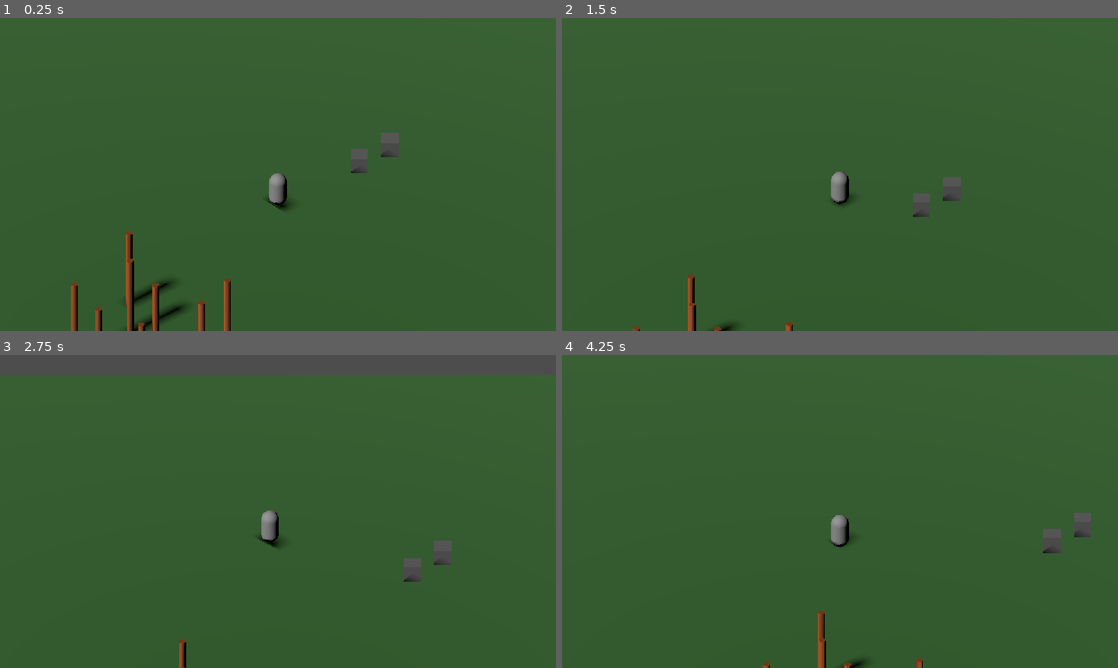
Above: before the commit, frames 1-4 (two rows, left to right).
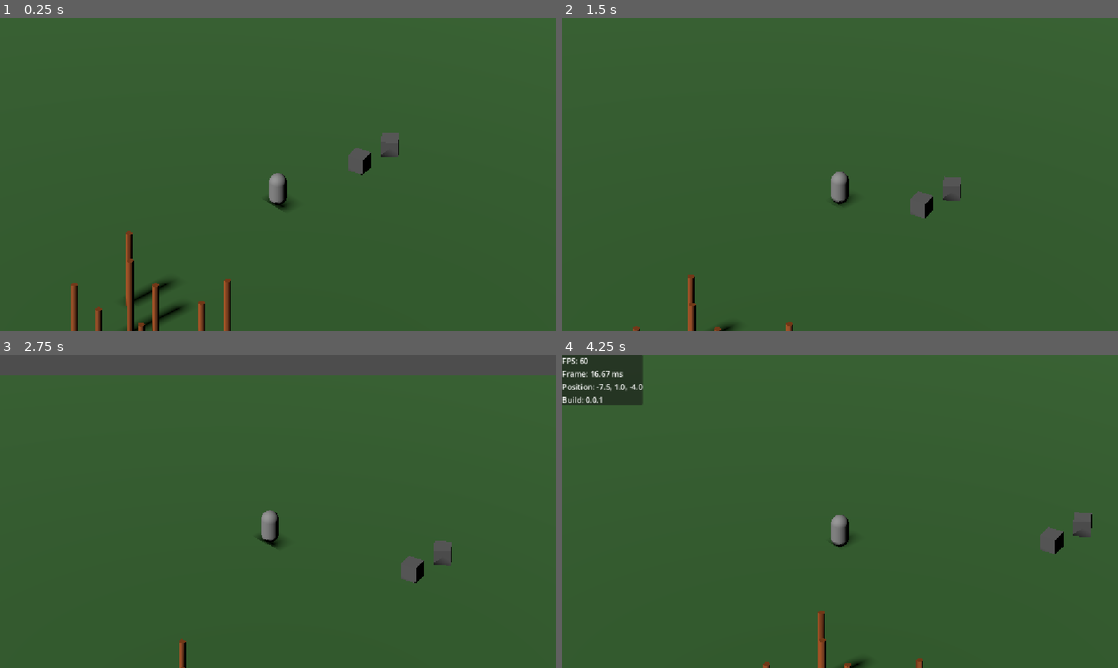
Above: after the commit, the same moments.

Repository: Ardensten/SurvivalSurvivors
Game: Godot game, scene res://main/main.tscn
Two runs of this game, one before a commit and one after it. Both use one fixed random seed, a clock stepped at 60 frames per second and the inputs below.
Inputs:
- Up to frame 1 (0.25 s): no input
- Up to frame 2 (1.5 s): tap Enter (ui_accept) at 0.5, 0.77 s; hold Up (ui_up) from 0.53 s (still down)
- Up to frame 3 (2.75 s): tap Enter (ui_accept) at 1.52 s; release Up (ui_up) at 2.03 s; hold Left (ui_left) from 2.03 s (still down)
- Up to frame 4 (4.25 s): tap Enter (ui_accept) at 3.02, 3.77 s; release Left (ui_left) at 3.53 s; hold Down (ui_down) from 3.53 s (still down); tap F3 (toggle_debug, bound only after the commit) at 4.15 s

The runs differ from the first frame. In frame 1, 0.2% of the frame differs, in the area x 62-72%, y 36-51%; in frame 2, 0.2%; in frame 3, 0.2%; in frame 4, 2.4%, in the area x 0-96%, y 0-64%.

Commit message:
Added debug overlay

Diff:
--- /dev/null
+++ b/debug/debug_overlay.gd
@@ -0,0 +1,41 @@
+extends CanvasLayer
+
+@export var player: Node3D
+
+@onready var fps_label: Label = $PanelContainer/MarginContainer/VBoxContainer/FPSLabel
+@onready var frame_time_label: Label = $PanelContainer/MarginContainer/VBoxContainer/FrameTimeLabel
+@onready var position_label: Label = $PanelContainer/MarginContainer/VBoxContainer/PositionLabel
+@onready var version_label: Label = $PanelContainer/MarginContainer/VBoxContainer/VersionLabel
+
+
+func _ready() -> void:
+	visible = false
+
+	var version = ProjectSettings.get_setting(
+		"application/config/version",
+		"dev"
+	)
+
+	version_label.text = "Build: %s" % version
+
+
+func _process(delta: float) -> void:
+	if Input.is_action_just_pressed("toggle_debug"):
+		visible = not visible
+
+	if not visible:
+		return
+
+	fps_label.text = "FPS: %d" % Engine.get_frames_per_second()
+	frame_time_label.text = "Frame: %.2f ms" % (delta * 1000.0)
+
+	if player:
+		var pos := player.global_position
+
+		position_label.text = "Position: %.1f, %.1f, %.1f" % [
+			pos.x,
+			pos.y,
+			pos.z
+		]
+	else:
+		position_label.text = "Position: N/A"
--- /dev/null
+++ b/debug/debug_overlay.tscn
@@ -0,0 +1,28 @@
+[gd_scene format=3 uid="uid://c4ejih2we525s"]
+
+[ext_resource type="Script" uid="uid://rwrgxdmb5s3c" path="res://debug/debug_overlay.gd" id="1_xbgyx"]
+
+[node name="DebugOverlay" type="CanvasLayer" unique_id=1587992545]
+script = ExtResource("1_xbgyx")
+
+[node name="PanelContainer" type="PanelContainer" parent="." unique_id=1786825084]
+offset_right = 40.0
+offset_bottom = 104.0
+
+[node name="MarginContainer" type="MarginContainer" parent="PanelContainer" unique_id=2089828818]
+layout_mode = 2
+
+[node name="VBoxContainer" type="VBoxContainer" parent="PanelContainer/MarginContainer" unique_id=604880124]
+layout_mode = 2
+
+[node name="FPSLabel" type="Label" parent="PanelContainer/MarginContainer/VBoxContainer" unique_id=305549333]
+layout_mode = 2
+
+[node name="FrameTimeLabel" type="Label" parent="PanelContainer/MarginContainer/VBoxContainer" unique_id=1740245333]
+layout_mode = 2
+
+[node name="PositionLabel" type="Label" parent="PanelContainer/MarginContainer/VBoxContainer" unique_id=692633156]
+layout_mode = 2
+
+[node name="VersionLabel" type="Label" parent="PanelContainer/MarginContainer/VBoxContainer" unique_id=1003835627]
+layout_mode = 2
--- a/game/world/world.tscn
+++ b/game/world/world.tscn
@@ -43,7 +43,7 @@
 shape = SubResource("ConcavePolygonShape3D_6l7jx")
 
 [node name="Box" type="StaticBody3D" parent="." unique_id=1374707631]
-transform = Transform3D(1, 0, 0, 0, 1, 0, 0, 0, 1, 4.6899815, 0.49393308, -3.7087593)
+transform = Transform3D(0.8733143, 0, -0.4871571, 0, 1, 0, 0.4871571, 0, 0.8733143, 4.6899815, 0.49393308, -3.7087593)
 
 [node name="MeshInstance3D" type="MeshInstance3D" parent="Box" unique_id=345533637]
 mesh = SubResource("BoxMesh_15q6v")
@@ -52,7 +52,7 @@
 shape = SubResource("BoxShape3D_aqibe")
 
 [node name="Box2" type="StaticBody3D" parent="." unique_id=44922338]
-transform = Transform3D(1, 0, 0, 0, 1, 0, 0, 0, 1, 6.4423614, 0.49393308, -5.421429)
+transform = Transform3D(0.0537484, 0, 0.9985545, 0, 1, 0, -0.9985545, 0, 0.0537484, 6.4423614, 0.49393308, -5.421429)
 
 [node name="MeshInstance3D" type="MeshInstance3D" parent="Box2" unique_id=385315827]
 mesh = SubResource("BoxMesh_15q6v")
--- a/main/main.tscn
+++ b/main/main.tscn
@@ -3,6 +3,7 @@
 [ext_resource type="PackedScene" uid="uid://clc8ibsyeuehl" path="res://game/player/player.tscn" id="1_pjrb6"]
 [ext_resource type="PackedScene" uid="uid://b6egx6mrhs5gi" path="res://game/camera/camera.tscn" id="2_c651c"]
 [ext_resource type="PackedScene" uid="uid://c4ne1loh7upyv" path="res://game/world/world.tscn" id="2_xwkvk"]
+[ext_resource type="PackedScene" uid="uid://c4ejih2we525s" path="res://debug/debug_overlay.tscn" id="4_c651c"]
 
 [node name="Main" type="Node3D" unique_id=1246959133]
 
@@ -14,3 +15,6 @@
 camera_offset = Vector3(0, 14, 20)
 
 [node name="World" parent="." unique_id=535120413 instance=ExtResource("2_xwkvk")]
+
+[node name="DebugOverlay" parent="." unique_id=1587992545 node_paths=PackedStringArray("player") instance=ExtResource("4_c651c")]
+player = NodePath("../Player")
--- a/project.godot
+++ b/project.godot
@@ -11,6 +11,7 @@
 [application]
 
 config/name="SurvivalSurvivors"
+config/version="0.0.1"
 run/main_scene="uid://qgsyimsl2lbu"
 config/features=PackedStringArray("4.7", "Forward Plus")
 config/icon="res://icon.svg"
@@ -62,6 +63,11 @@
 , Object(InputEventKey,"resource_local_to_scene":false,"resource_name":"","device":-1,"window_id":0,"alt_pressed":false …(183 unchanged characters)…
 ]
 }
+toggle_debug={
+"deadzone": 0.2,
+"events": [Object(InputEventKey,"resource_local_to_scene":false,"resource_name":"","device":-1,"window_id":0,"alt_pressed":false,"shift_pressed":false,"ctrl_pressed":false,"meta_pressed":false,"pressed":false,"keycode":0,"physical_keycode":4194334,"key_label":0,"unicode":0,"location":0,"echo":false,"script":null)
+]
+}
 
 [physics]
 
Not shown, added: debug/debug_overlay.gd.uid
